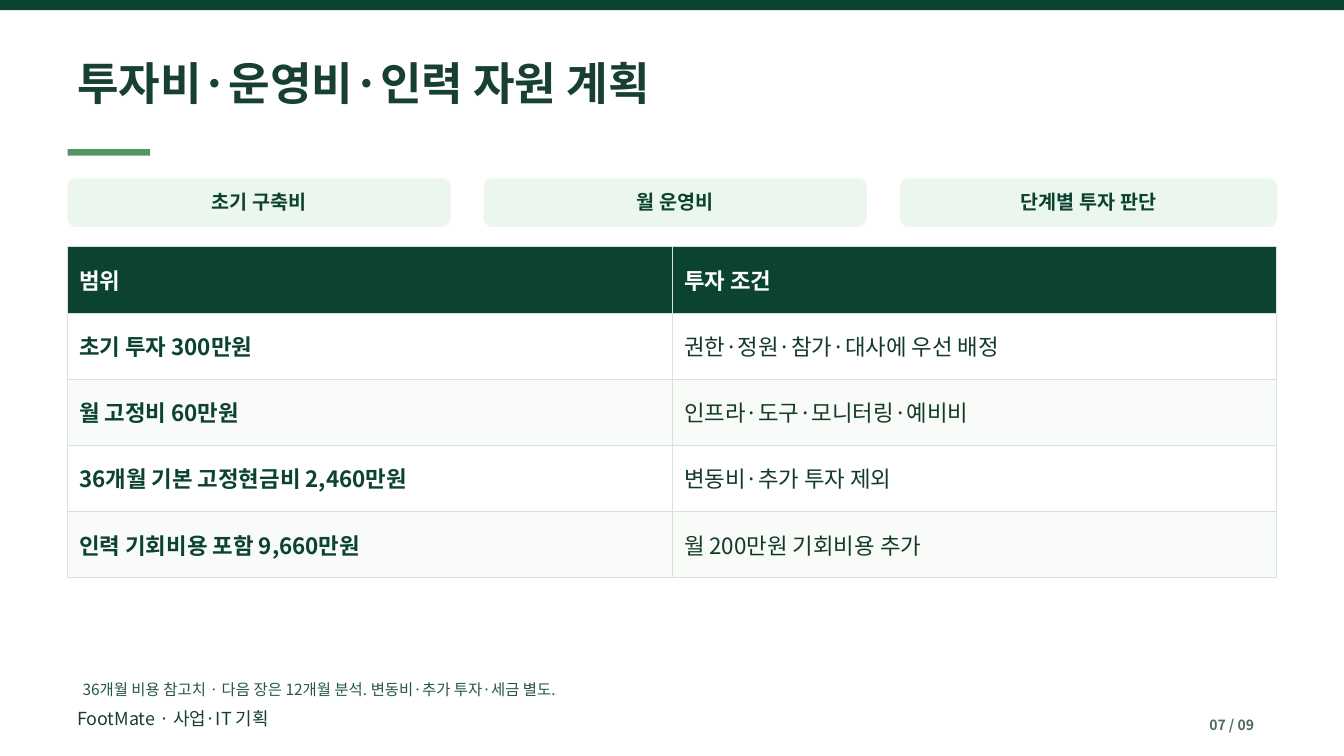
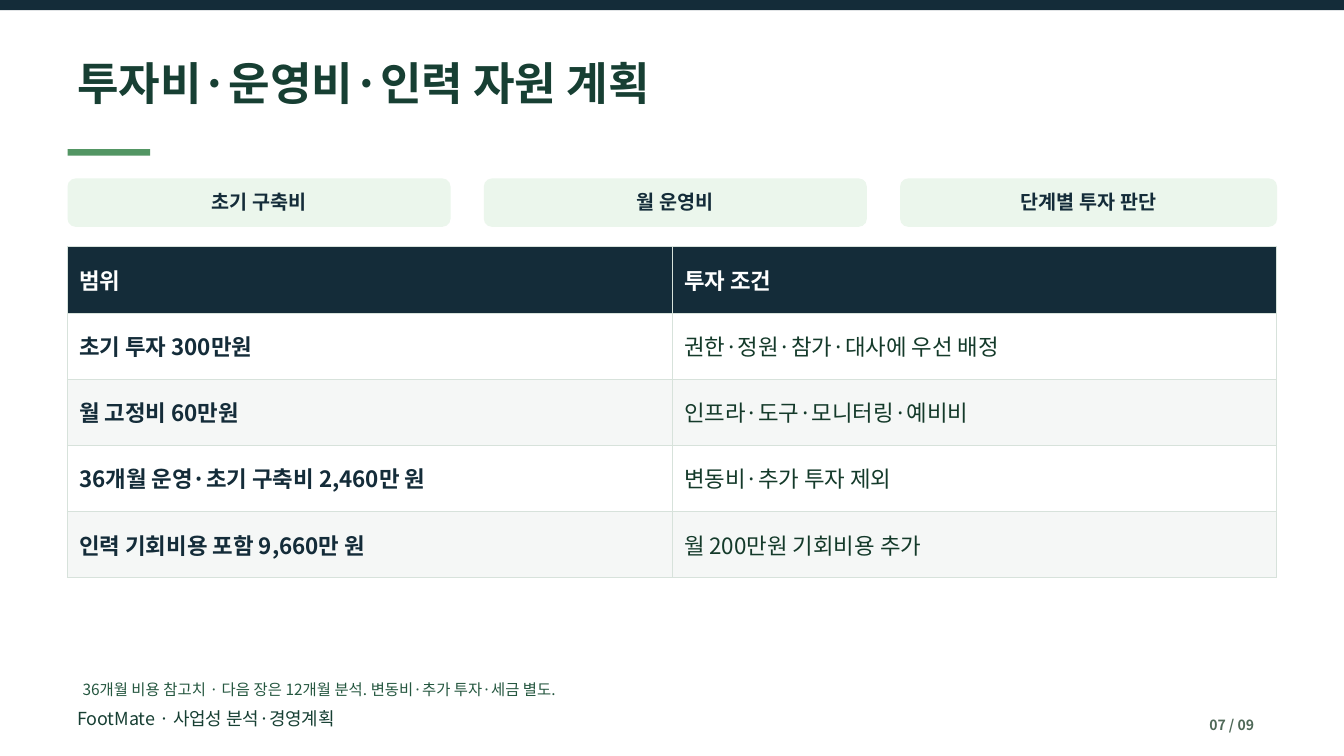
Before and after one commit to dohyunkimmm/footmate, a slide deck: slide 7 of src/case-study/downloads/footmate_report.pptx. Drawn at 1344x756 pixels with LibreOffice and Linux fonts; fonts in the diff are those of the drawing. Boxes give left, top, right and bottom in pixels: in the first picture for what was removed or moved away, otherwise in the second. Text is boxed around its words. In the diff, an @@ line names an element or a change of style, - is before the commit and + after.

```diff
--- a/src/case-study/downloads/footmate_report.pptx
+++ b/src/case-study/downloads/footmate_report.pptx
@@ rectangle at [0,0,1344,10]: fill #0B4231 to #142C39 @@
@@ text colour #0B4231 to #142C39 in 3 elements at [212,192,306,211], [637,192,713,211], [1021,192,1156,211] @@
@@ table at [68,247,1277,578] @@
-row 4, column 1: 36개월 기본 고정현금비 2,460만원
+row 4, column 1: 36개월 운영·초기 구축비 2,460만 원
-row 5, column 1: 인력 기회비용 포함 9,660만원
+row 5, column 1: 인력 기회비용 포함 9,660만 원
@@ fill #0B4231 to #142C39 in row 1 @@
@@ fill #F8FBF8 to #F5F7F6 in 4 cells @@
@@ text colour #0B4231 to #142C39 in "초기 투자 300만원", "월 고정비 60만원" @@
@@ text at [77,710,334,727]: text changed @@
-FootMate · 사업·IT 기획
+FootMate · 사업성 분석·경영계획
```
Also in this commit, not shown: 8 other slides changed, 8 other files.
